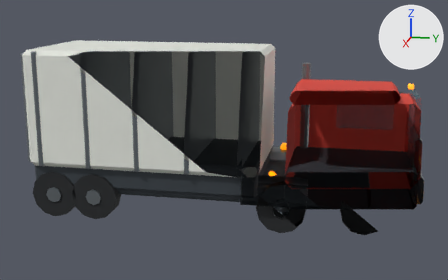
Renders of the glTF model public/models/truck.glb from each side of a commit.
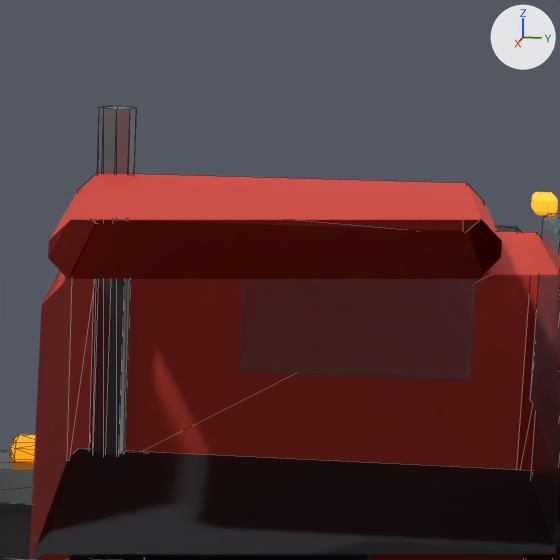
Old and new are each drawn whole from a camera (50 mm lens) standing at (12.88, 2.54, 4.79) and looking at (0.06, -0.03, 1.59) and again close up on the part from 62% to 93% of the width and 13% to 62% of the height. The lights are fixed; the arrows at upper right show +X, +Y and +Z. The last two pictures show the newer version. The close-ups show mesh edges as thin lines. Everything nearer to the camera than a plane just in front of the edit is cut away. Where no turn or scale is listed for an object, it has been applied to the vertices.

Objects in the first close-up: 'CabSideWindow', 'CabSkirt', 'CarBodyCab', 'CarBodyCabRoof', 'Chassis', 'FuelCap', 'FuelTank', 'Grille', 'Stack', 'Windshield' and 3 more.
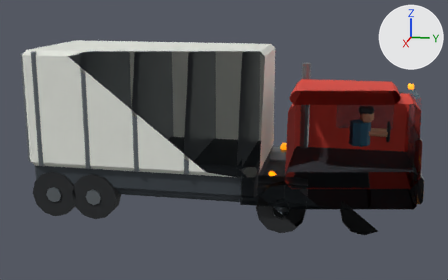
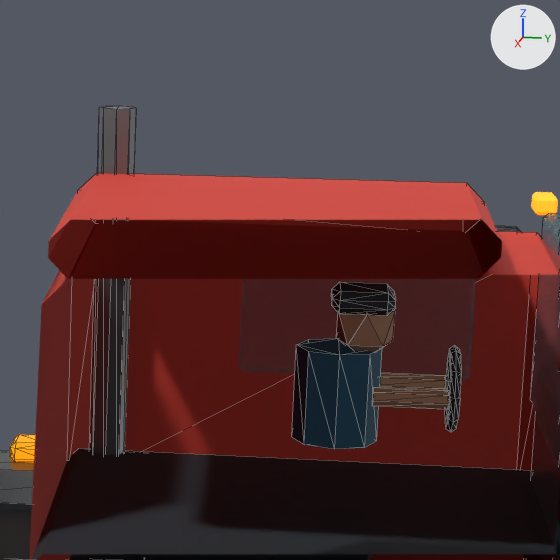
What differs and where, as boxes [x1, y1, x2, y2] in the close-ups (560 x 560 px):
'DriverTorso', added (blue): after [292, 338, 382, 449]
'DriverHead', added (beige): after [337, 310, 395, 352]
'DriverHair', added: after [331, 282, 396, 316]
'DriverArm.001', added (beige): after [372, 387, 449, 410]
'SteeringWheel', added: after [444, 346, 462, 432]
'DriverArm', added (beige): after [380, 373, 446, 390]

The edits, one by one:
Material 'Worker blue' (mat_worker_blue) is new.
Its base color is (0.04, 0.18, 0.3) (blue #387695).
Its roughness is 0.72.
Material 'Skin' (mat_skin) is new.
Its base color is (0.76, 0.43, 0.27) (beige #e2af8e).
Its roughness is 0.72.
Mesh me_torus is new.
It has 50 vertices, 100 faces and spans x -0.228..0.228, y -0.027..0.027, z -0.217..0.217.
It uses material mat_charcoal (dark grey #353c42).
Mesh me_cylinder_003_1 is new.
It is an 8-sided cylinder along z spanning x -0.22..0.22, y -0.22..0.22, z -0.25..0.25.
It uses material mat_worker_blue (blue #387695).
Mesh me_icosphere is new.
It is an icosphere of 20 faces spanning x -0.152..0.152, y -0.145..0.145, z -0.19..0.19.
It uses material mat_skin (beige #e2af8e).
Mesh me_cube_012_1 is new.
It has 24 vertices, 44 faces and spans x -0.17..0.17, y -0.16..0.16, z -0.06..0.06.
It uses material mat_charcoal (dark grey #353c42).
Mesh me_cylinder_005_1 is new.
It is a 7-sided cylinder along y spanning x -0.049..0.049, y -0.19..0.19, z -0.045..0.05.
It uses material mat_skin (beige #e2af8e).
Object 'SteeringWheel' (ob_steeringwheel) is new; it shows me_torus.
Its location is (-0.5, 3.44, 1.8).
Object 'DriverTorso' (ob_drivertorso) is new; it shows me_cylinder_003_1.
Its location is (-0.5, 2.85, 1.75).
Object 'DriverHead' (ob_driverhead) is new; it shows me_icosphere.
Its location is (-0.5, 2.98, 2.12).
Object 'DriverHair' (ob_driverhair) is new; it shows me_cube_012_1.
Its location is (-0.5, 2.96, 2.26).
Object 'DriverArm.001' (ob_driverarm_001) is new; it shows me_cylinder_005_1.
Its location is (-0.32, 3.22, 1.78).
Object 'DriverArm' (ob_driverarm) is new; it shows a copy of me_cylinder_005_1.
Its location is (-0.68, 3.22, 1.78).
